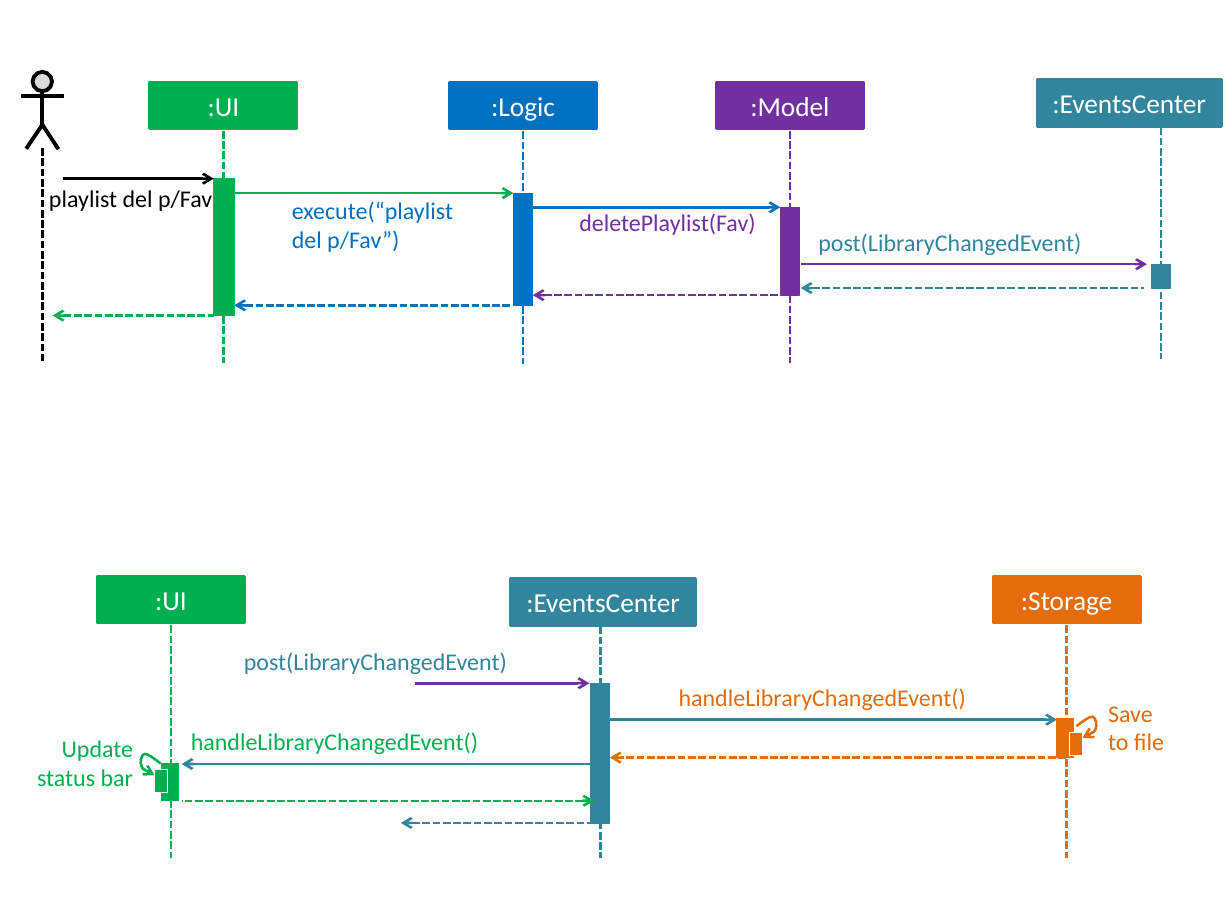
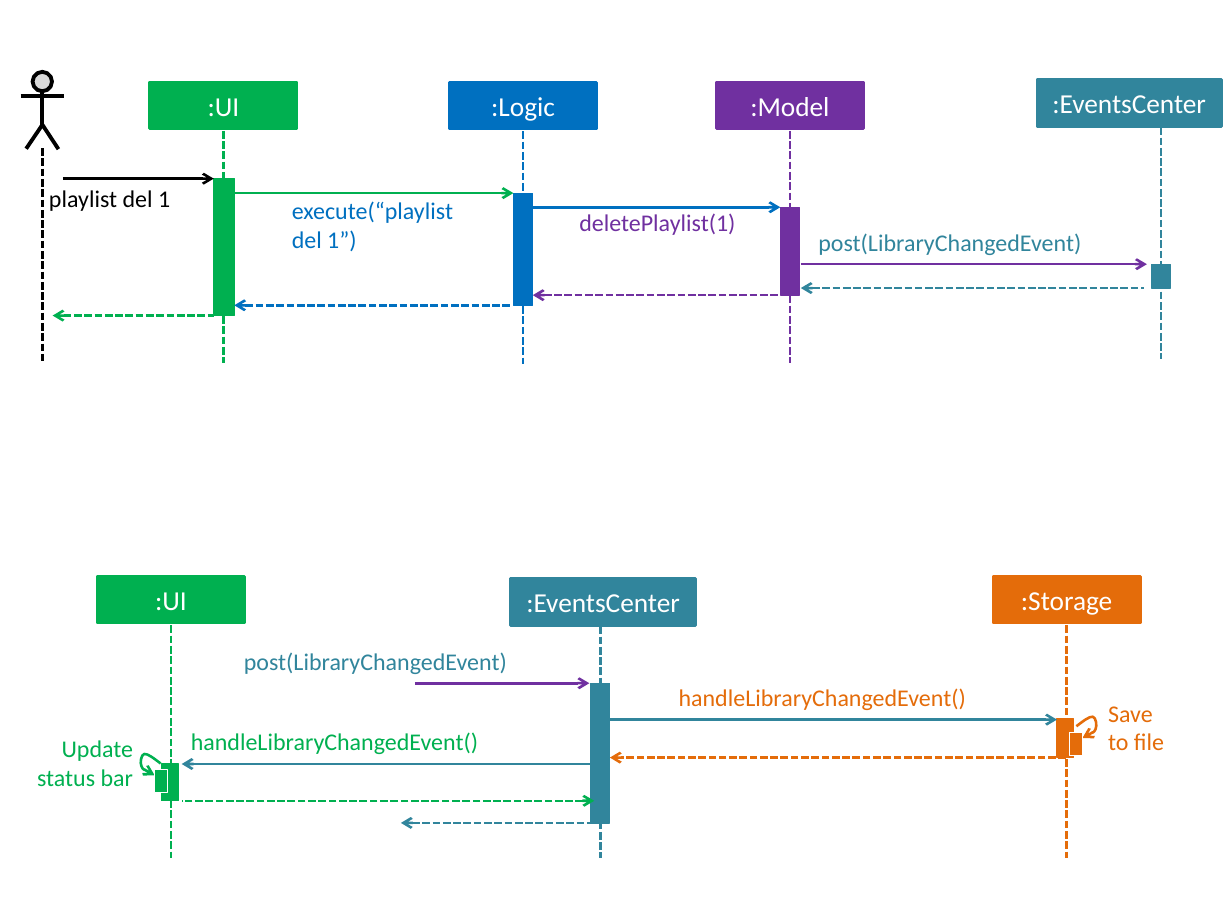
Before and after one commit to nus-cs2103-AY1819S1/addressbook-level4, a slide deck: slide 1 of docs/diagrams/HighLevelSequenceDiagrams.pptx. Drawn at 1232x924 pixels with LibreOffice and Linux fonts; fonts in the diff are those of the drawing. Boxes give left, top, right and bottom in pixels: in the first picture for what was removed or moved away, otherwise in the second. Text is boxed around its words. In the diff, an @@ line names an element or a change of style, - is before the commit and + after.

Commit message:
update sequential diagram for playlist del command

```diff
--- a/docs/diagrams/HighLevelSequenceDiagrams.pptx
+++ b/docs/diagrams/HighLevelSequenceDiagrams.pptx
@@ text at box(49, 190, 170, 211): text changed @@
-playlist del p/Fav
+playlist del 1
@@ text at box(292, 201, 453, 251): text changed @@
-execute(“playlist del p/Fav”)
+execute(“playlist del 1”)
@@ text at box(579, 213, 735, 235): text changed @@
-deletePlaylist(Fav)
+deletePlaylist(1)
```
Also in this commit, not shown: 2 other files.
